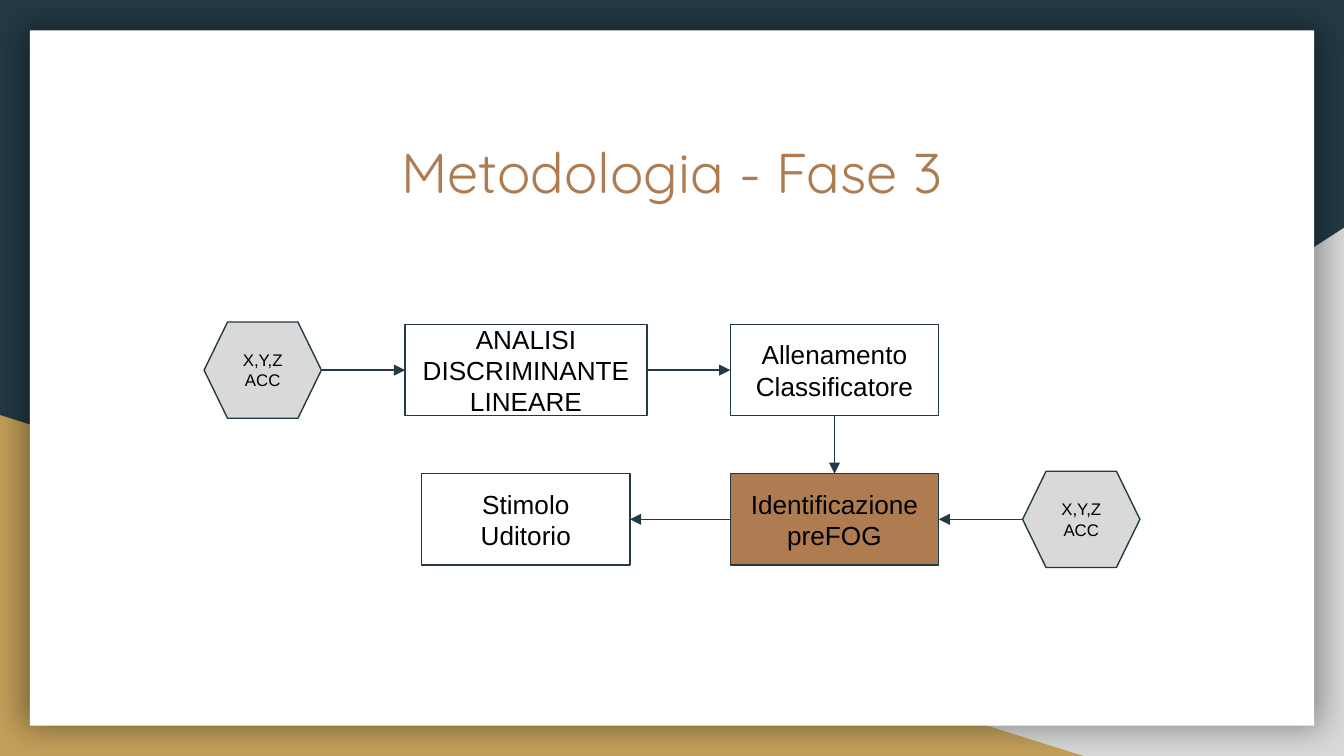
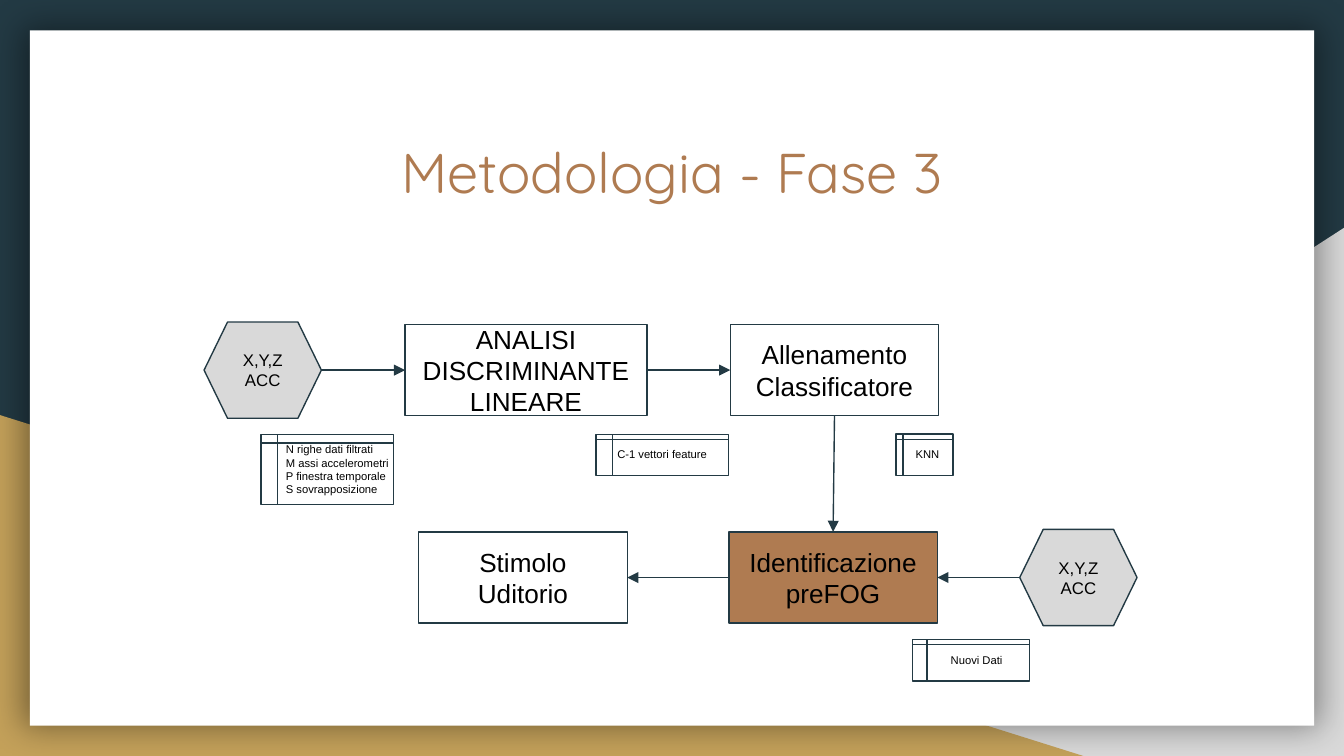
Before and after one commit to fuserale/tesi, a slide deck: slide 9 of tex_tesi/Apprendimento non supervisionato per l’identificazione di contesti di Freezing of Gait (FOG) in pazienti affetti da Morbo di Parkinson.pptx. Drawn at 1344x756 pixels with LibreOffice and Linux fonts; fonts in the diff are those of the drawing. Boxes give left, top, right and bottom in pixels: in the first picture for what was removed or moved away, otherwise in the second. Text is boxed around its words. In the diff, an @@ line names an element or a change of style, - is before the commit and + after.

```diff
--- a/tex_tesi/Apprendimento non supervisionato per l’identificazione di contesti di Freezing of Gait (FOG) in pazienti affetti da Morbo di Parkinson.pptx
+++ b/tex_tesi/Apprendimento non supervisionato per l’identificazione di contesti di Freezing of Gait (FOG) in pazienti affetti da Morbo di Parkinson.pptx
@@ arrow moved from (835, 415) - (835, 473) to (835, 415) - (833, 532) @@
@@ flow chart internal storage added at box(261, 434, 394, 504), outline #233A44 0.75 pt @@
@@ text added at box(286, 445, 388, 496), 6 pt, text #000000 @@
+N righe dati filtrati
+M assi accelerometri
+P finestra temporale
+S sovrapposizione
@@ flow chart internal storage added at box(597, 434, 730, 476), outline #233A44 0.75 pt @@
@@ flow chart internal storage added at box(896, 434, 954, 476), outline #233A44 0.75 pt @@
@@ text added at box(617, 450, 707, 458), 6 pt, text #000000 @@
+C-1 vettori feature
@@ text added at box(916, 450, 940, 458), 6 pt, text #000000 @@
+KNN
@@ rectangle "Stimolo Uditorio": place and size @@
-rectangle "Stimolo Uditorio" at box(422, 473, 630, 564)
+rectangle "Stimolo Uditorio" at box(419, 532, 628, 624)
@@ flow chart preparation "X,Y,Z": place and size @@
-flow chart preparation "X,Y,Z" at box(1023, 472, 1140, 569)
+flow chart preparation "X,Y,Z" at box(1020, 530, 1137, 626)
@@ 2 arrows, 1 rectangle: place and size @@
-2 arrows, 1 rectangle at box(630, 473, 1023, 564)
+2 arrows, 1 rectangle at box(628, 532, 1020, 624)
@@ flow chart internal storage added at box(913, 640, 1030, 681), outline #233A44 0.75 pt @@
@@ text added at box(951, 656, 1002, 664), 6 pt, text #000000 @@
+Nuovi Dati
```
Also in this commit, not shown: 2 other slides changed, 2 other files.
